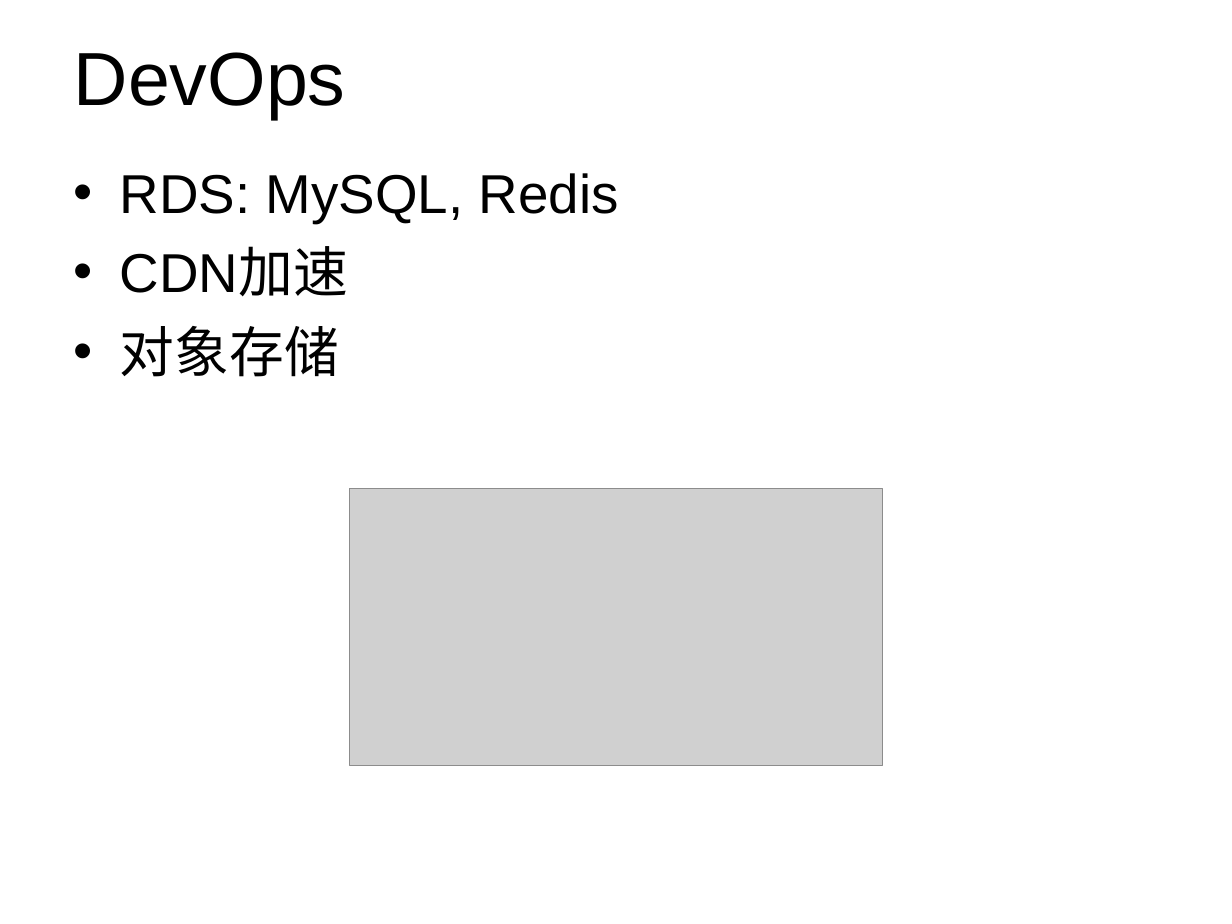
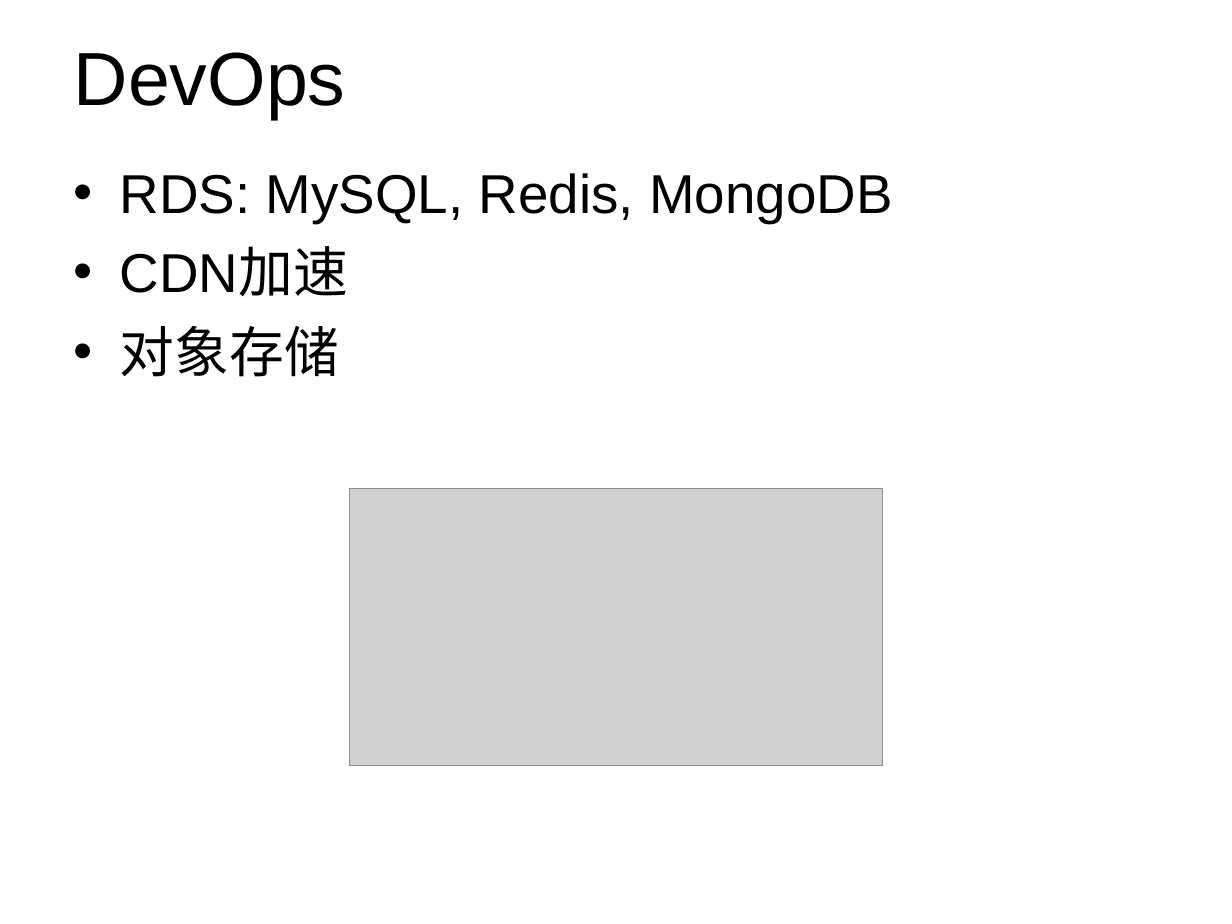
Before and after one commit to Wang-Ray/notes, a slide deck: slide 10 of Architect.ppt. Drawn at 1232x924 pixels with LibreOffice and Linux fonts; fonts in the diff are those of the drawing; grey boxes stand for pictures; background and template pictures are left out. Boxes give left, top, right and bottom in pixels: in the first picture for what was removed or moved away, otherwise in the second. Text is boxed around its words. In the diff, an @@ line names an element or a change of style, - is before the commit and + after.

Commit message:
MongoDB.ppt

```diff
--- a/Architect.ppt
+++ b/Architect.ppt
@@ text at (120,173,892,223): text changed @@
-• RDS: MySQL, Redis
+• RDS: MySQL, Redis, MongoDB
```
Also in this commit, not shown: 5 other files.
